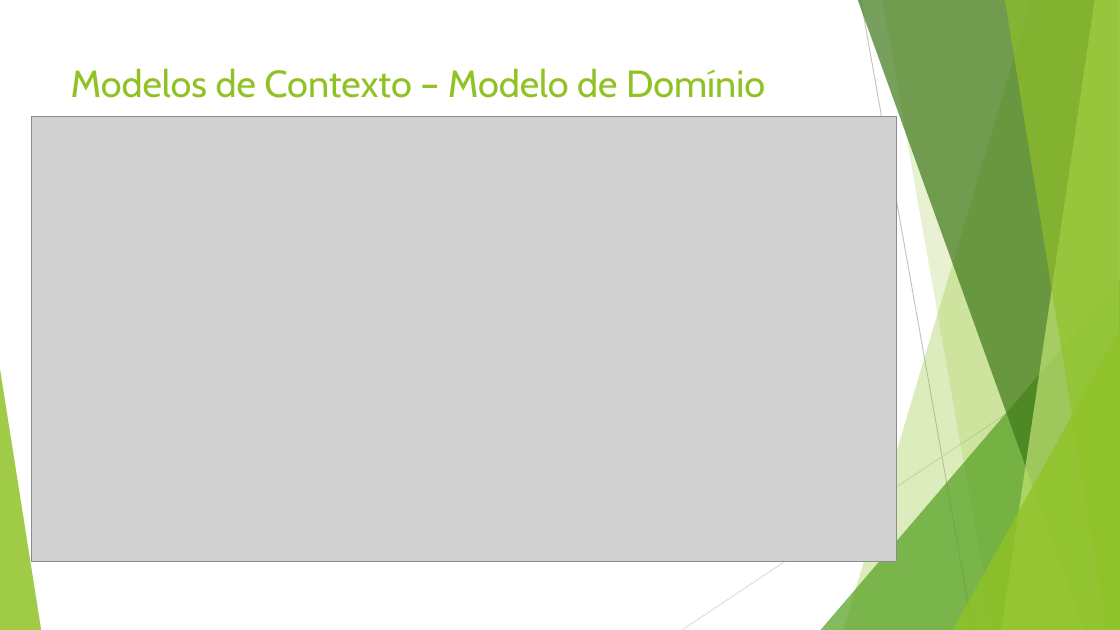
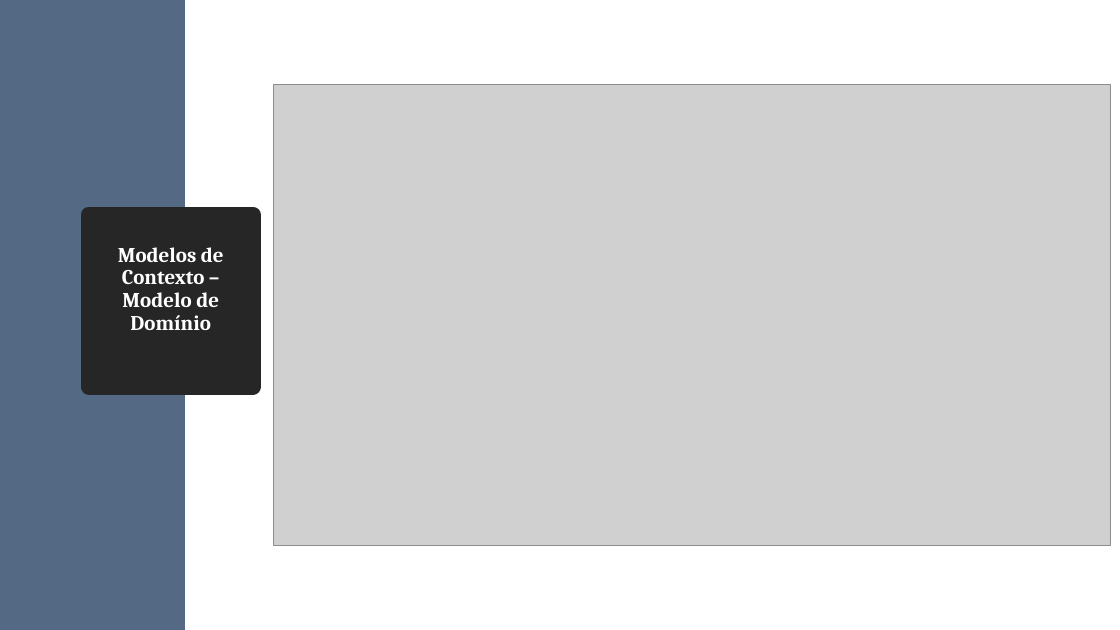
Before and after one commit to diogofbraga/MyChef, a slide deck: slide 9 of Especificacao/FeelItaly.pptx (slide 8 before the commit). Drawn at 1120x630 pixels with LibreOffice and Linux fonts; fonts in the diff are those of the drawing; grey boxes stand for pictures. Boxes give left, top, right and bottom in pixels: in the first picture for what was removed or moved away, otherwise in the second. Text is boxed around its words. In the diff, an @@ line names an element or a change of style, - is before the commit and + after.

```diff
--- a/Especificacao/FeelItaly.pptx
+++ b/Especificacao/FeelItaly.pptx
@@ rectangle added at bbox=[0, 0, 185, 630], fill #546A84 @@
@@ picture: place and size @@
-picture at bbox=[31, 117, 897, 561]
+picture at bbox=[274, 85, 1112, 545]
@@ title "Modelos de Contexto – Modelo ...": place and size @@
-title "Modelos de Contexto – Modelo ..." at bbox=[71, 68, 765, 98]
+title "Modelos de Contexto – Modelo ..." at bbox=[88, 215, 253, 387]
@@ title "Modelos de Contexto – Modelo ..." at bbox=[88, 215, 253, 387]: size 32.4 to 18 pt, font Cabin to Cambria, text colour #90C226 to #FFFFFF, bold on; alignment left to centre; line spacing 1 to 0.9; vertical alignment top to middle; fill none to #262626; outline none to #262626 13.75 pt @@
@@ group removed at bbox=[0, 0, 1120, 630]: 5 freeform shapes, 3 triangles, 2 lines @@
```
Also in this commit, not shown: 8 other slides changed, 7 slides added.
